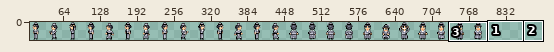
File history of a sprite sheet, asset/Untitled 04-10-2024 06-37-22.png. The picture above shows the old version from afar; the outline marks the close-up.
Close-up. As it was:
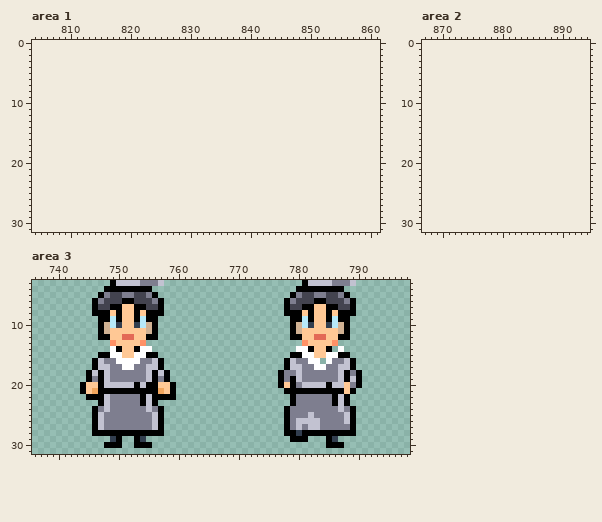
The file is 800x32 pixels. Shown: area 1: x 804..861, y 0..31; area 2: x 867..894, y 0..31; area 3: x 736..798, y 3..31. The old version is drawn lined up with the new one, on the new canvas. The wide view leaves out empty margins. The commit also changed other parts of the picture, which this record leaves out.
And afterwards:
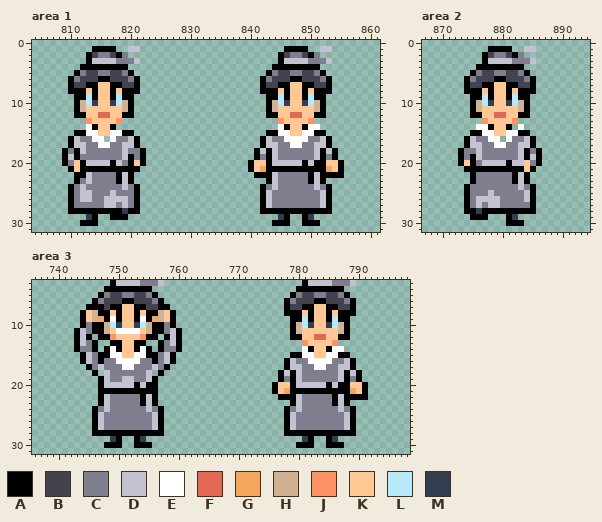
Palette (. is transparent): A #000000  B #43434f  C #7e7e8f  D #c2c2d1  E #ffffff  F #e36956  G #f2a65e  H #d0b193  J #ff9166  K #ffc895  L #b6e9f9  M #323e4f
From old to new:
canvas 800x32 -> 896x32
Changed rows in their new state; - is an unchanged pixel.
Area 1:
first column x 809:
 1 -----AAAA--DD------------------------AAAA--DD--
 2 ----ABCCBAC-------------------------ABCCBAC----
 3 ----ADDDDCCCD-----------------------ADDDDCCCD--
 4 ---AAAAAAAA------------------------AAAAAAAA----
 5 --ACBBCCBBCA----------------------ACBBCCBBCA---
 6 -ACBBBAABBBCA--------------------ACBBBAABBBCA--
 7 -ABBAAKKAABBA--------------------ABBAAKKAABBA--
 8 -AAAKAKKAKAAA--------------------AAAKAKKAKAAA--
 9 --AALAKKALAA----------------------AALAKKALAA---
10 --AHLMKKMLHA----------------------AHLMKKMLHA---
11 --AHKKKKKKHA----------------------AHKKKKKKHA---
12 --AAKKFFKKAA----------------------AAKKFFKKAA---
13 ----JKKKKJ--------------------------JKKKKJ-----
14 ----EAKKA---------------------------EAKKAEE----
15 --AAEEKKEEAA----------------------AAEEKKEEAA---
16 -ADCCEE-ECCDA--------------------ADCCEEEECCDA--
17 -ADDCCEECCDDA--------------------ADDCCEECCDDA--
18 ACADCCCCCCDCCA------------------ADADCCCCCCDADA-
19 ADACCCCCCCDACA------------------ACADCCCCCCDACA-
20 ACKADDDDADCAKA-----------------AKKADDDDDADAAKKA
21 -AKAAAAAAAAAA------------------AKGAAAAAAAAAAGKA
22 --AADCCCCADA--------------------AAADCCCCCADAAAA
23 --ACDCCCCADA----------------------ADCCCCCADA---
24 -ACDCCCCCCDCA--------------------ACDCCCCCCDCA--
25 -ACDDCCCDCCCA--------------------ADCCCCCCCCDA--
26 -ACDDCCDDDDCA--------------------ADCCCCCCCCDA--
27 -ACCCCCDDCDCA--------------------ADCCCCCCCCDA--
28 -AAAAAAAAAMAA--------------------AAAAAAAAAAAA--
29 ----MA--AAA-------------------------MA--AM-----
30 ---AAA-----------------------------AAA--AAA----
Area 2:
first column x 873:
 1 -----AAAA--DD-
 2 ----ABCCBAC---
 3 ----ADDDDCCCD-
 4 ---AAAAAAAA---
 5 --ACBBCCBBCA--
 6 -ACBBBAABBBCA-
 7 -ABBAAKKAABBA-
 8 -AAAKAKKAKAAA-
 9 --AALAKKALAA--
10 --AHLMKKMLHA--
11 --AHKKKKKKHA--
12 --AAKKFFKKAA--
13 ----JKKKKJ----
14 ---EEAKKA-E---
15 --AAEEKKEEAA--
16 -ADCCEE-ECCDA-
17 -ADDCCEECCDDA-
18 ACCDCCCCCCDACA
19 ACADCCCCCCDADA
20 AKACDDDDADDKCA
21 -AAAAAAAAAAKA-
22 --ACCCCCCADA--
23 --ACCCCCCADA--
24 -ACCCCCCCCDCA-
25 -ACCCDCCCCCDA-
26 -ACDDDDCCCCDA-
27 -ACDCDDCCCCCA-
28 -AAMAAAAAAAAA-
29 --AAA---AM----
30 --------AAA---
Area 3:
first column x 743:
 7 --A-A----------A---------------------------------
 8 -AKH----------HKA--------------------------------
 9 -AKHG-E----E-GHKA--------------------------------
10 -ACA----------ACA--------------------------------
11 ADCA---EEEE---ACDA-------------------------------
12 ADA---J-KK-J---ADA-------------------------------
13 ADCA--AA--AA--ACDA-------------------------------
14 ACCA-A------A-ACCA-------------------.-----E-----
15 -ADC----------CDA--------------------------------
16 -ADCA--------ACDA------------------------E-------
17 --AC-C------C-CA---------------------------------
18 --.A.--------.A.-------------------DA---------D--
19 --..----DD----..------------------------------C--
20 -...----------...----------------AK--D------AAKKA
21 -...----------...----------------AKG---------AGKA
22 --..----------...-----------------AA-D--------AAA
23 -------------------------------------D-----------
24 -------------------------------------D-----------
25 ------------------------------------D--C---------
26 ------------------------------------DCCCC--------
27 ------------------------------------DC-CC----D---
28 -------------------------------------A-----------
29 ------------------------------------..MA---------
30 -------------------------------------AAA---------
Pixel boxes of the changes (left, top, right, bottom) in both close-ups:
added: (62, 46, 146, 226)
added: (248, 46, 344, 226)
added: (458, 46, 542, 226)
changed: (74, 304, 182, 400)
erased: (296, 346, 302, 352)
changed: (320, 346, 368, 400)
changed: (272, 370, 320, 448)
changed: (344, 424, 350, 430)
